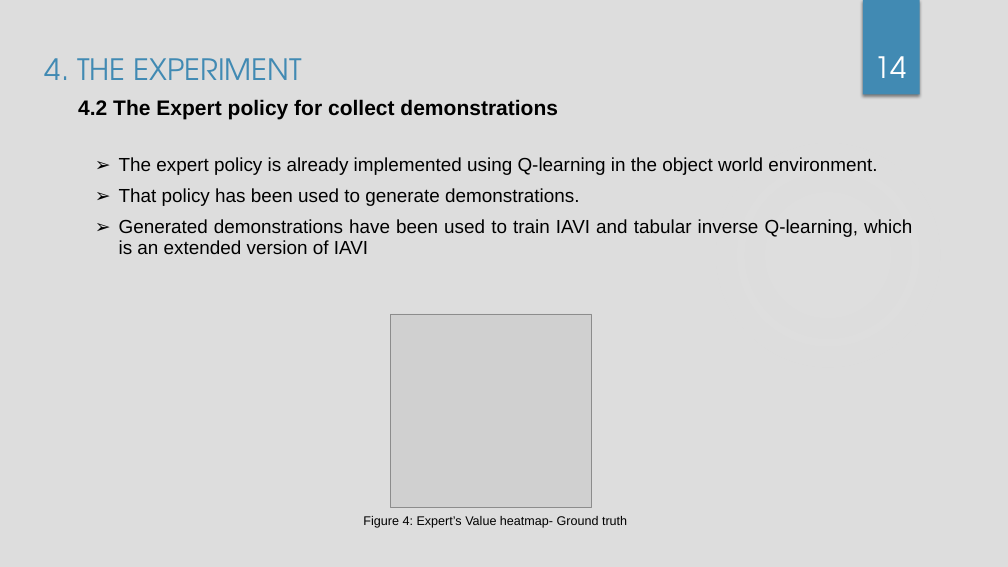
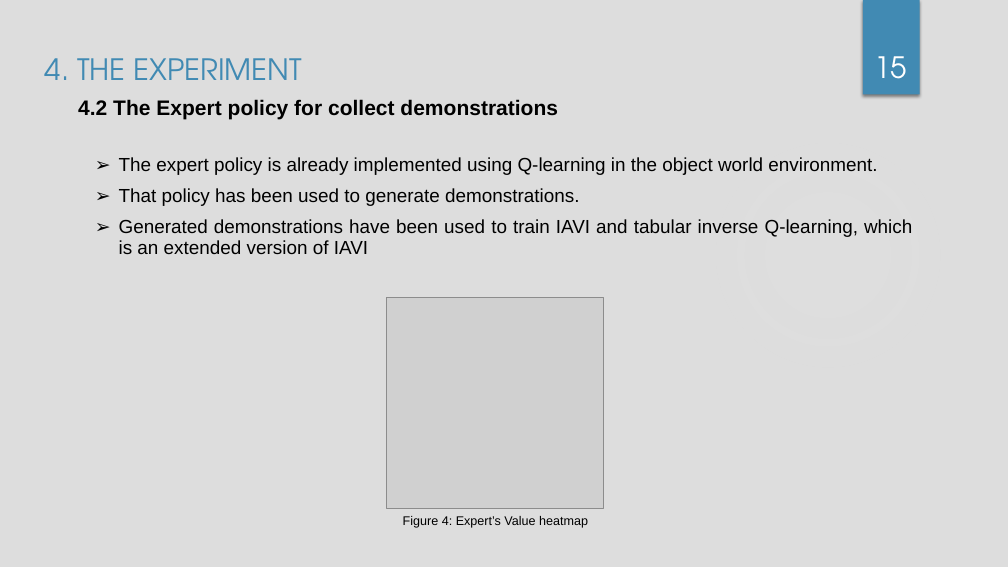
Before and after one commit to chinthaka0531/inverse_q_learning, a slide deck: slide 15 of docs/Deep_Inverse_Q_Learning-chinthaka.pptx (slide 14 before the commit). Drawn at 1008x567 pixels with LibreOffice and Linux fonts; fonts in the diff are those of the drawing; grey boxes stand for pictures; background and template pictures are left out. Boxes give left, top, right and bottom in pixels: in the first picture for what was removed or moved away, otherwise in the second. Text is boxed around its words. In the diff, an @@ line names an element or a change of style, - is before the commit and + after.

```diff
--- a/docs/Deep_Inverse_Q_Learning-chinthaka.pptx
+++ b/docs/Deep_Inverse_Q_Learning-chinthaka.pptx
@@ page number at bbox=[874, 56, 907, 79]: text changed @@
-14
+15
@@ picture: place and size @@
-picture at bbox=[391, 314, 592, 507]
+picture at bbox=[387, 297, 603, 508]
@@ text at bbox=[403, 516, 588, 528]: text changed @@
-Figure 4: Expert’s Value heatmap- Ground truth
+Figure 4: Expert’s Value heatmap
```
Also in this commit, not shown: 3 other slides changed, 2 slides added, 1 slide removed, 12 other files.
